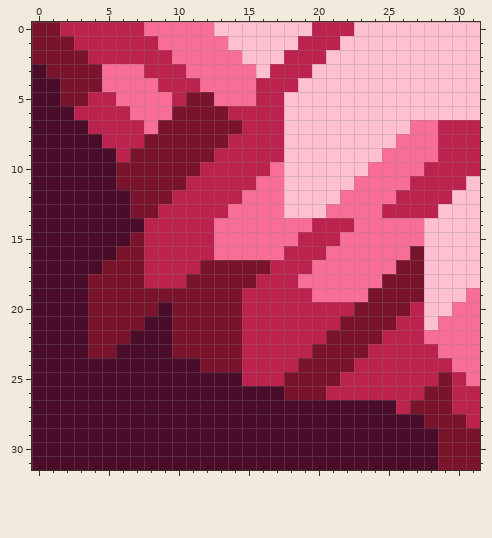
Two states of a pixel-art sprite, assets/sprites/blocks/environment/erythrite-wall2.png. This is how it looked before the edit.
The file is 32x32 pixels.
The same view after the edit:
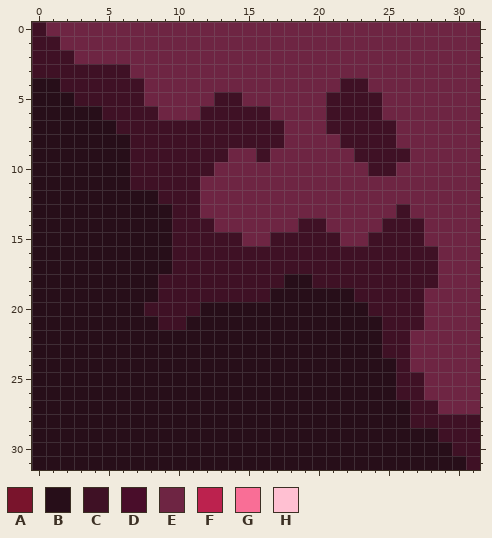
Palette (. is transparent): A #79142c  B #270e19  C #3f1125  D #490d2a  E #6e2543  F #bc224e  G #f96e96  H #ffc0d2
The edit:
@@ x 0..31 @@
- 0 AAFFFFFFGGGGGHHHHHHHFFFHHHHHHHHH
- 1 AAAFFFFFFGGGGGHHHHHFFFHHHHHHHHHH
- 2 AAAAFFFFFFGGGGGHHHFFFHHHHHHHHHHH
- 3 DAAAAGGGFFFGGGGGHFFFHHHHHHHHHHHH
- 4 DDAAAGGGGFFFGGGGFFFHHHHHHHHHHHHH
- 5 DDAAFFGGGGFAAGGGFFHHHHHHHHHHHHHH
- 6 DDDFFFFGGGAAAAFFFFHHHHHHHHHHHHHH
- 7 DDDDFFFFGAAAAAAFFFHHHHHHHHHGGFFF
- 8 DDDDDFFFAAAAAAFFFFHHHHHHHHGGGFFF
- 9 DDDDDDFAAAAAAFFFFFHHHHHHHGGGGFFF
-10 DDDDDDAAAAAAFFFFFGHHHHHHGGGGFFFF
-11 DDDDDDAAAAAFFFFFGGHHHHHGGGGFFFFH
-12 DDDDDDDAAAFFFFFGGGHHHHGGGGFFFFHH
-13 DDDDDDDAAFFFFFGGGGHHHGGGGFFFFHHH
-14 DDDDDDDDFFFFFGGGGGGGFFFGGGGGHHHH
-15 DDDDDDDAFFFFFGGGGGGFFFGGGGGGHHHH
-16 DDDDDDAAFFFFFGGGGGFFFGGGGGGAHHHH
-17 DDDDDAAAFFFFAAAAAFFFGGGGGGAAHHHH
-18 DDDDAAAAFFFAAAAAFFFGGGGGGAAAHHHH
-19 DDDDAAAAAAAAAAAFFFFFGGGGAAAAHHHG
-20 DDDDAAAAADAAAAAFFFFFFFFAAAAFHHGG
-21 DDDDAAAADDAAAAAFFFFFFFAAAAFFHGGG
-22 DDDDAAADDDAAAAAFFFFFFAAAAFFFGGGG
-23 DDDDAADDDDAAAAAFFFFFAAAAFFFFFGGG
-24 DDDDDDDDDDDDAAAFFFFAAAAFFFFFFFGG
-25 DDDDDDDDDDDDDDDFFFAAAAFFFFFFFAFG
-26 DDDDDDDDDDDDDDDDDDAAAFFFFFFFAAFF
-27 DDDDDDDDDDDDDDDDDDDDDDDDDDFAAAFF
-28 DDDDDDDDDDDDDDDDDDDDDDDDDDDDAAAF
-29 DDDDDDDDDDDDDDDDDDDDDDDDDDDDDAAA
-30 DDDDDDDDDDDDDDDDDDDDDDDDDDDDDAAA
-31 DDDDDDDDDDDDDDDDDDDDDDDDDDDDDAAA
+ 0 CEEEEEEEEEEEEEEEEEEEEEEEEEEEEEEE
+ 1 CCEEEEEEEEEEEEEEEEEEEEEEEEEEEEEE
+ 2 CCCEEEEEEEEEEEEEEEEEEEEEEEEEEEEE
+ 3 CCCCCCCEEEEEEEEEEEEEEEEEEEEEEEEE
+ 4 BBCCCCCCEEEEEEEEEEEEEECCEEEEEEEE
+ 5 BBBCCCCCEEEEECCEEEEEECCCCEEEEEEE
+ 6 BBBBBCCCCEEECCCCCEEEECCCCEEEEEEE
+ 7 BBBBBBCCCCCCCCCCCCEEECCCCCEEEEEE
+ 8 BBBBBBBCCCCCCCCCCCEEEECCCCEEEEEE
+ 9 BBBBBBBCCCCCCCEECEEEEEECCCCEEEEE
+10 BBBBBBBCCCCCCEEEEEEEEEEECCEEEEEE
+11 BBBBBBBCCCCCEEEEEEEEEEEEEEEEEEEE
+12 BBBBBBBBBCCCEEEEEEEEEEEEEEEEEEEE
+13 BBBBBBBBBBCCEEEEEEEEEEEEEECEEEEE
+14 BBBBBBBBBBCCCEEEEEECCEEEECCCEEEE
+15 BBBBBBBBBBCCCCCEECCCCCEECCCCEEEE
+16 BBBBBBBBBBCCCCCCCCCCCCCCCCCCCEEE
+17 BBBBBBBBBBCCCCCCCCCCCCCCCCCCCEEE
+18 BBBBBBBBBCCCCCCCCCBBCCCCCCCCCEEE
+19 BBBBBBBBBCCCCCCCCBBBBBBCCCCCEEEE
+20 BBBBBBBBCCCCBBBBBBBBBBBBCCCCEEEE
+21 BBBBBBBBBCCBBBBBBBBBBBBBBCCCEEEE
+22 BBBBBBBBBBBBBBBBBBBBBBBBBCCEEEEE
+23 BBBBBBBBBBBBBBBBBBBBBBBBBCCEEEEE
+24 BBBBBBBBBBBBBBBBBBBBBBBBBBCEEEEE
+25 BBBBBBBBBBBBBBBBBBBBBBBBBBCCEEEE
+26 BBBBBBBBBBBBBBBBBBBBBBBBBBCCEEEE
+27 BBBBBBBBBBBBBBBBBBBBBBBBBBBCCEEE
+28 BBBBBBBBBBBBBBBBBBBBBBBBBBBCCCCC
+29 BBBBBBBBBBBBBBBBBBBBBBBBBBBBBCCC
+30 BBBBBBBBBBBBBBBBBBBBBBBBBBBBBBCC
+31 BBBBBBBBBBBBBBBBBBBBBBBBBBBBBBBC
